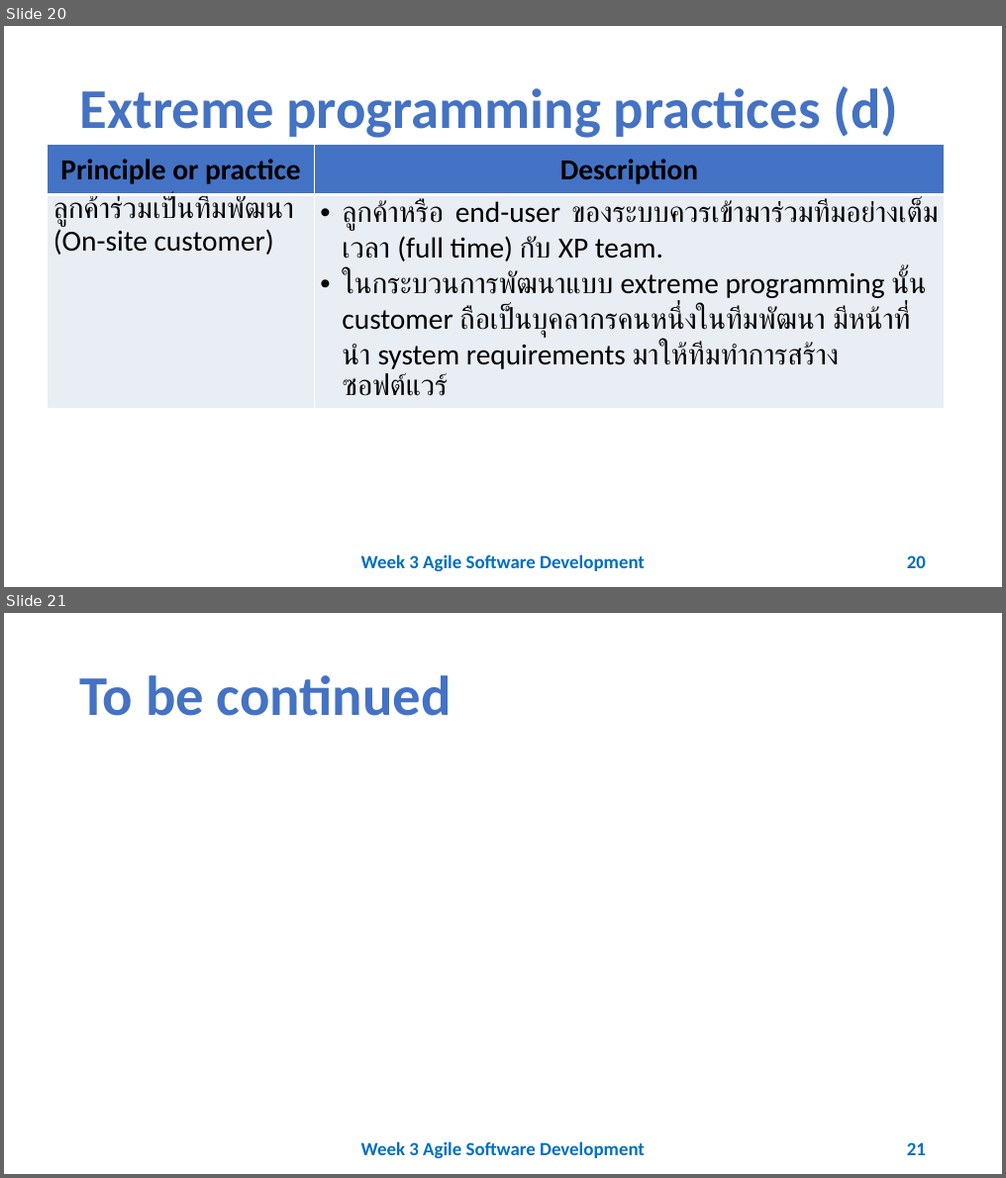
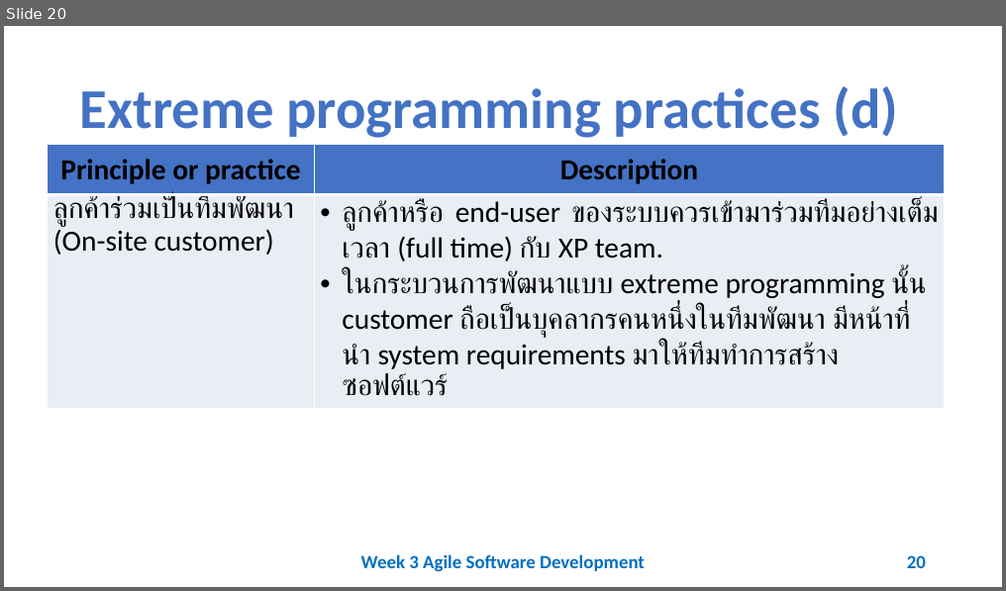
Before and after one commit to 03376806-software-engineering/Week-03-Agile-software-development, a slide deck: Slides/Week 3 Agile software Development.pptx. Shown one above the other, each under a label of ours: slides 20 and 21 before the commit, slide 20 after it. The pictures are 1006x1178 and 1006x591 pixels, drawn with LibreOffice and Linux fonts; fonts in the diff are those of the drawing. Boxes give left, top, right and bottom in pixels: in the first picture for what was removed or moved away, otherwise in the second. Text is boxed around its words. In the diff, an @@ line names an element or a change of style, - is before the commit and + after.

```diff
--- a/Slides/Week 3 Agile software Development.pptx
+++ b/Slides/Week 3 Agile software Development.pptx
@@ slide 21 removed at <box>4,613,1002,1174</box>, background #FFFFFF @@
@@ title removed at <box>80,675,451,716</box> @@
-To be continued
@@ text removed at <box>361,1142,645,1159</box> @@
-Week 3 Agile Software Development
@@ page number removed at <box>907,1143,926,1156</box> @@
-21
```
Also in this commit, not shown: 1 other file.
